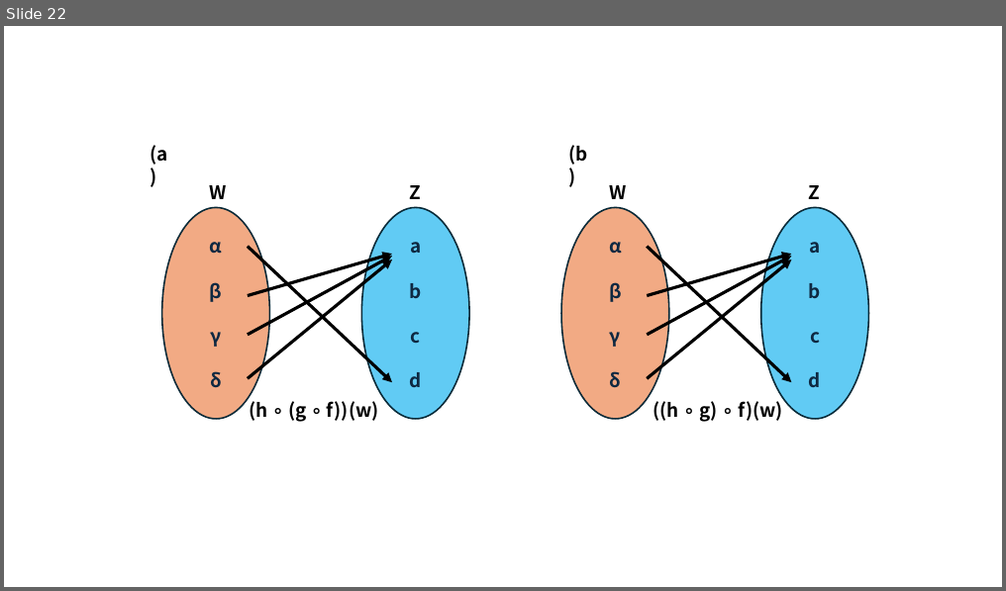
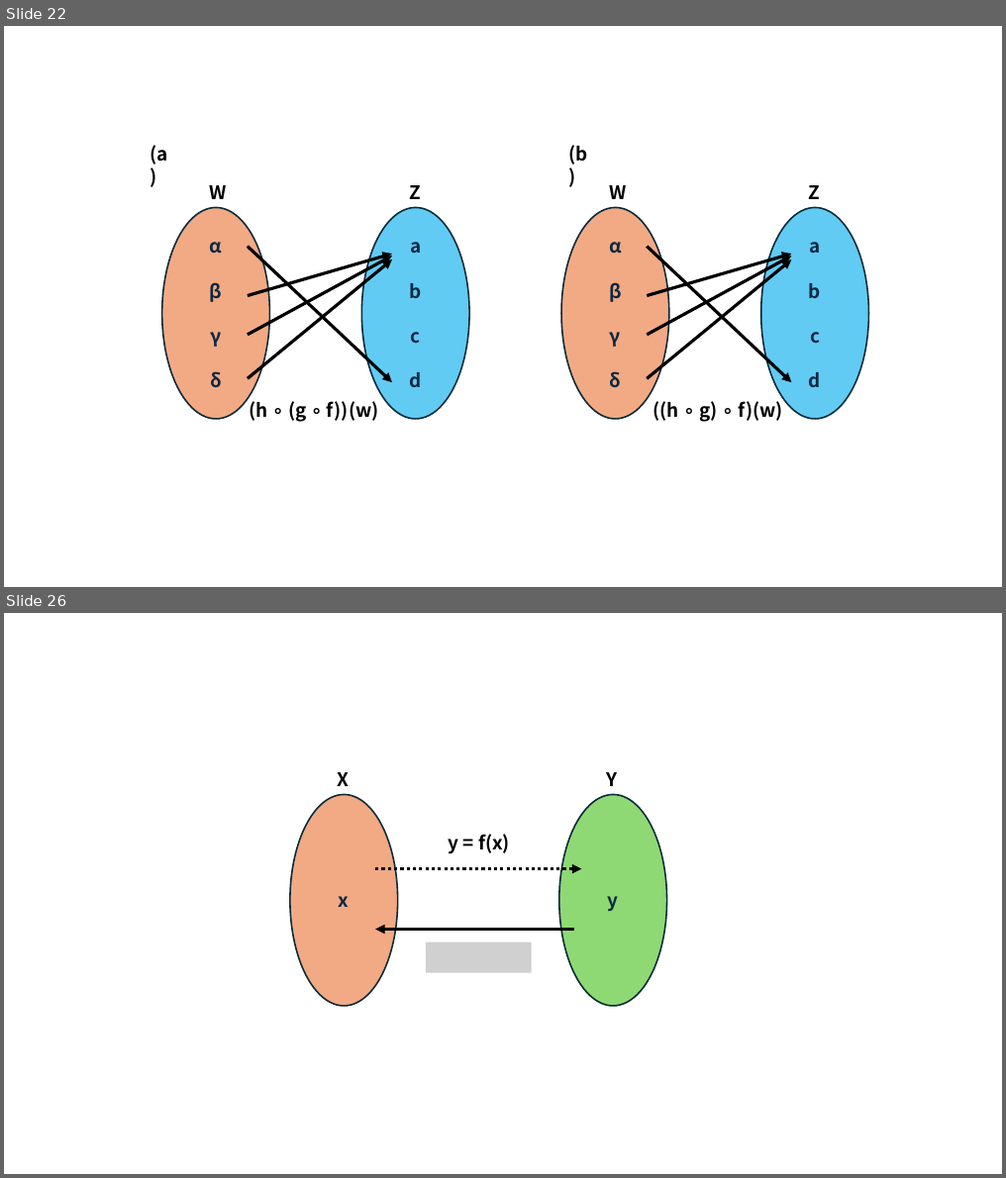
Before and after one commit to corn1200/GameMath-example, a slide deck: img/그림.pptx. Shown one above the other, each under a label of ours: slide 22 before the commit, slides 22 and 26 after it; the slides between them are not shown. The pictures are 1006x591 and 1006x1178 pixels, drawn with LibreOffice and Linux fonts; fonts in the diff are those of the drawing; grey boxes stand for pictures. Boxes give left, top, right and bottom in pixels: in the first picture for what was removed or moved away, otherwise in the second. Text is boxed around its words. In the diff, an @@ line names an element or a change of style, - is before the commit and + after.

```diff
--- a/img/그림.pptx
+++ b/img/그림.pptx
@@ slide 26 added at bbox=[4, 613, 1002, 1174], background #FFFFFF @@
@@ text added at bbox=[338, 772, 350, 786], 18 pt, text #000000, bold @@
+X
@@ text added at bbox=[607, 772, 618, 786], 18 pt, text #000000, bold @@
+Y
@@ ellipse added at bbox=[290, 795, 398, 1006], fill #F2AA84, outline #092A39 1.5 pt, 18 pt, text #0E2841, bold @@
+x
@@ ellipse added at bbox=[559, 795, 667, 1006], fill #8ED973, outline #092A39 1.5 pt, 18 pt, text #0E2841, bold @@
+y
@@ text added at bbox=[449, 834, 510, 855], 18 pt, text #000000, bold @@
+y = f(x)
@@ arrow added from (375, 869) to (582, 869), #000000 3 pt dashed @@
@@ arrow added from (574, 930) to (375, 930), #000000 3 pt @@
@@ picture added at bbox=[426, 943, 531, 973] @@
```
Also in this commit, not shown: 8 other slides added, 34 other files.
